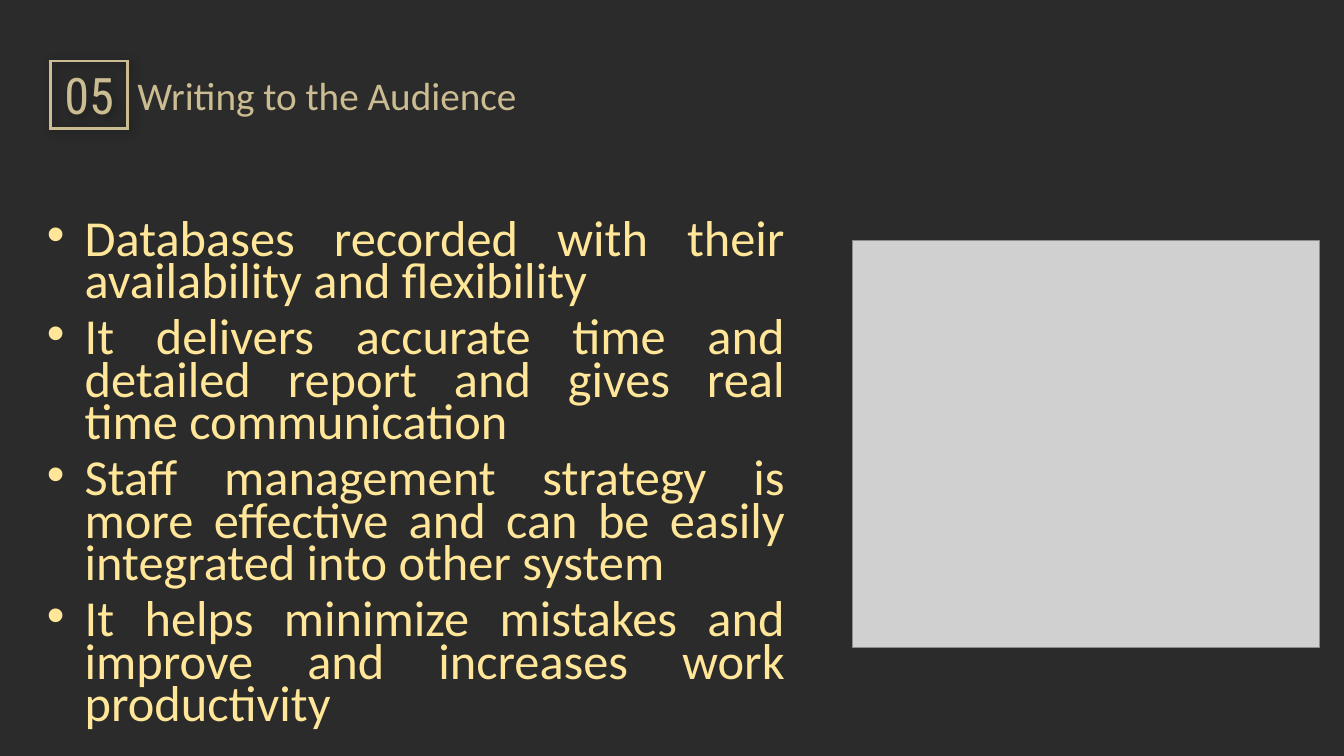
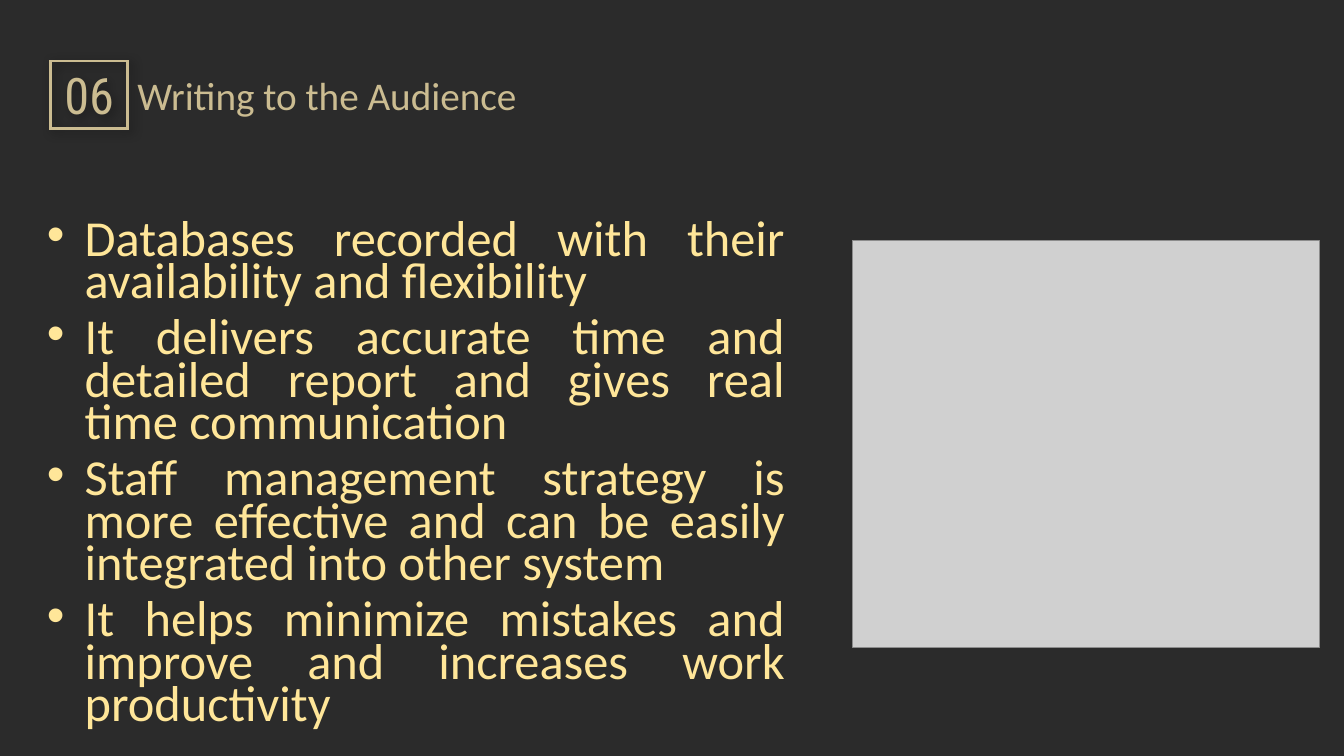
Before and after one commit to Ruixiaoke/Roster-Management-System, a slide deck: slide 11 of document/ppt.pptx (slide 9 before the commit). Drawn at 1344x756 pixels with LibreOffice and Linux fonts; fonts in the diff are those of the drawing; grey boxes stand for pictures; background and template pictures are left out; a plain dark background stands for a picture behind light text. Boxes give left, top, right and bottom in pixels: in the first picture for what was removed or moved away, otherwise in the second. Text is boxed around its words. In the diff, an @@ line names an element or a change of style, - is before the commit and + after.

```diff
--- a/document/ppt.pptx
+++ b/document/ppt.pptx
@@ text in rectangle at [64,77,114,115]: text changed @@
-05
+06
```
Also in this commit, not shown: 3 other slides changed, 2 slides added.
